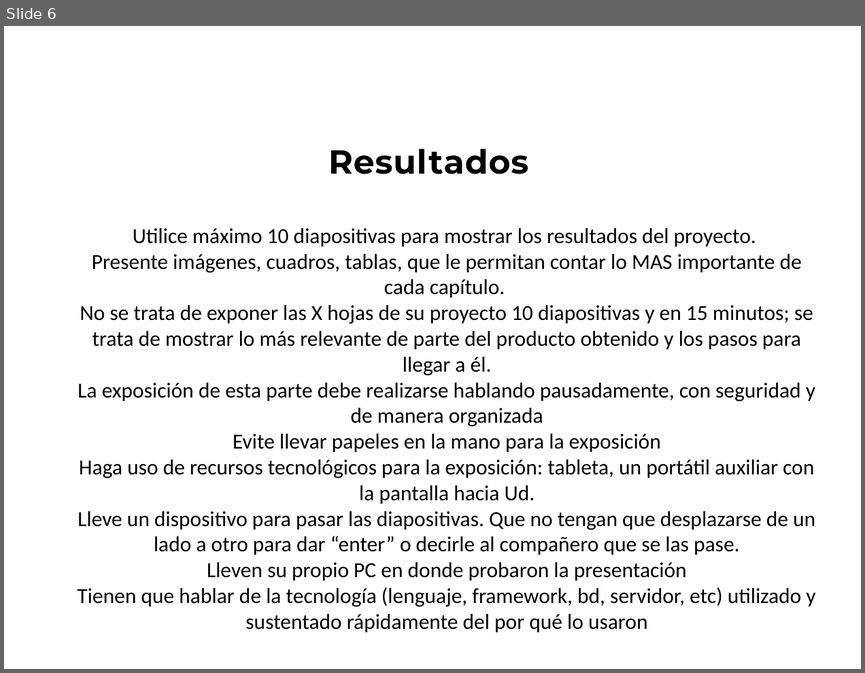
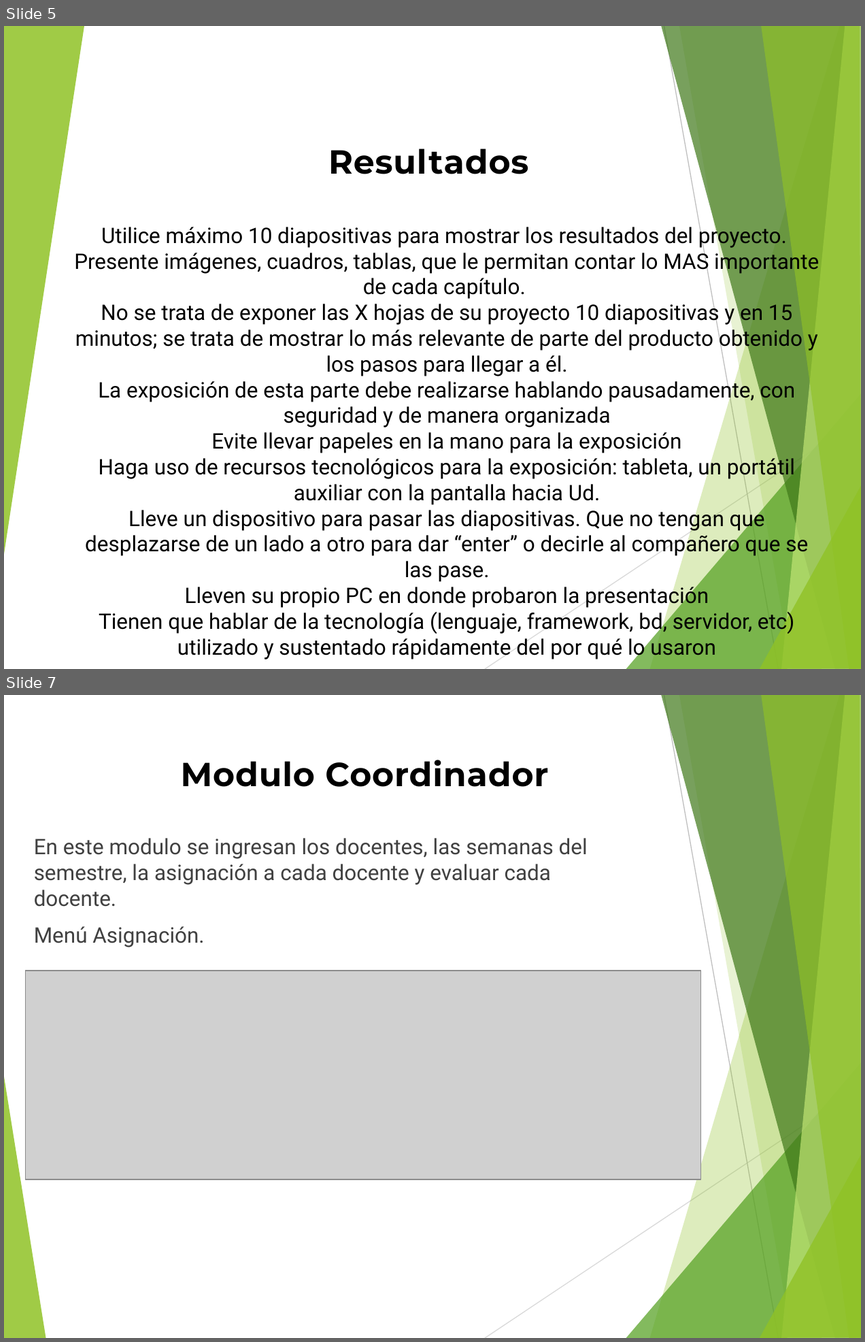
Before and after one commit to andy645jh/ProyectoGrado, a slide deck: extras/docs/rdc_presentacion.pptx. Shown one above the other, each under a label of ours: slide 6 before the commit, slides 5 and 7 after it; the slides between them are not shown. The pictures are 865x673 and 865x1342 pixels, drawn with LibreOffice and Linux fonts; fonts in the diff are those of the drawing; grey boxes stand for pictures. Boxes give left, top, right and bottom in pixels: in the first picture for what was removed or moved away, otherwise in the second. Text is boxed around its words. In the diff, an @@ line names an element or a change of style, - is before the commit and + after.

```diff
--- a/extras/docs/rdc_presentacion.pptx
+++ b/extras/docs/rdc_presentacion.pptx
@@ slide 7 added at box(4, 695, 861, 1338), background #FFFFFF; not listed: 9 template elements that a slide beside it also shows @@
@@ text added at box(181, 760, 548, 787), 28 pt, text #000000, bold @@
+Modulo Coordinador
@@ text added at box(34, 838, 587, 906), 18 pt, text #404040 @@
+En este modulo se ingresan los docentes, las semanas del semestre, la asignación a cada docente y evaluar cada docente.
@@ text added at box(34, 926, 204, 947), 18 pt, text #404040 @@
+Menú Asignación.
@@ picture added at box(26, 970, 702, 1179) @@
@@ freeform shape added at box(4, 1071, 46, 1338), fill #90C226 at 85% opacity @@
@@ what was slide 6 is now slide 5 @@
@@ slide 5 changed as well @@
@@ group added at box(4, 26, 861, 669): 8 freeform shapes, 2 lines @@
@@ text "Utilice máximo 10 diapositivas para ..." at box(74, 223, 819, 655): font Calibri to Roboto @@
```
Also in this commit, not shown: 8 other slides changed, 8 other slides added, 5 slides removed.
